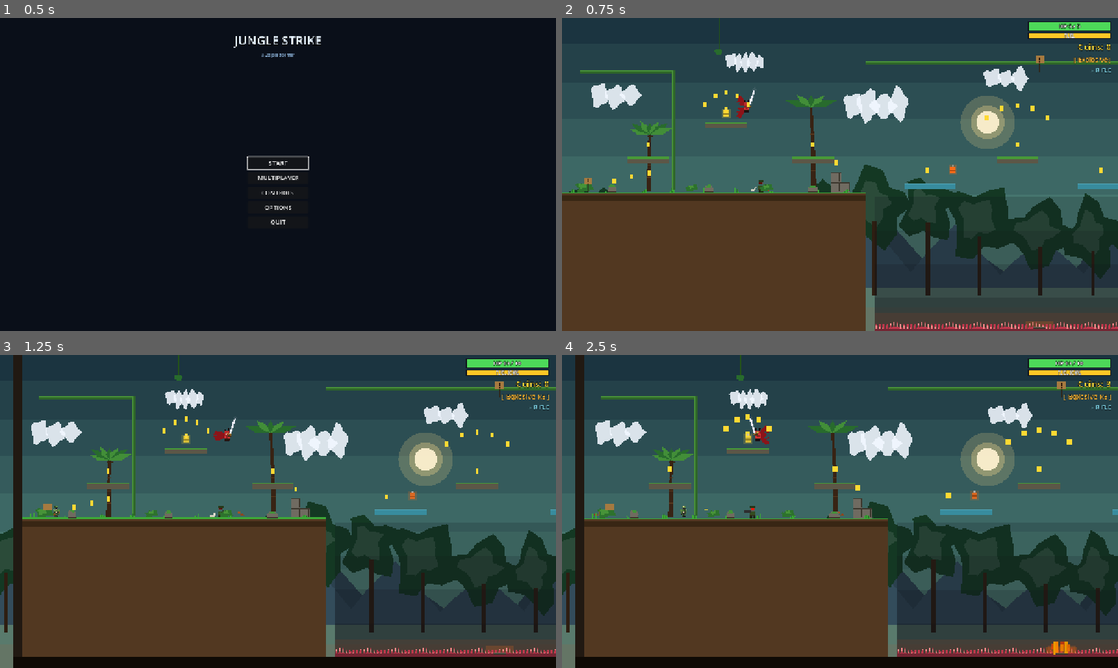
Above: before the commit, frames 1-4 (two rows, left to right).
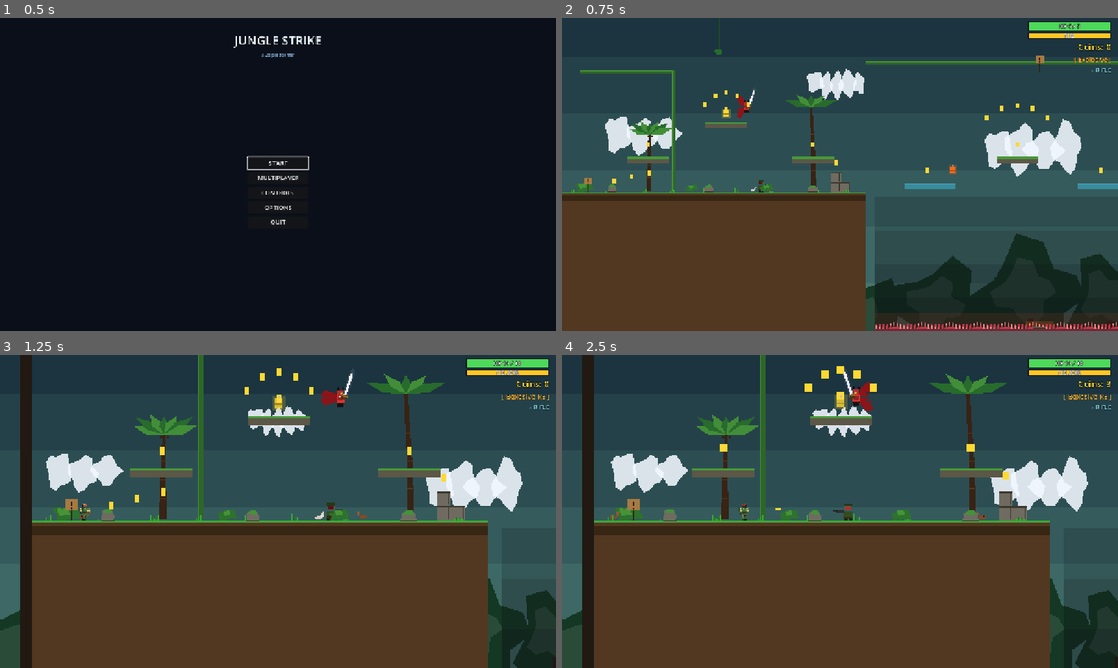
Above: after the commit, the same moments.

Repository: Crapula1/2d-platformer
Game: Godot game, scene res://scenes/MainMenu.tscn
Same seed, same stepped clock (60 frames per second), same inputs: the game is played once before the commit and once after it.
Inputs (mouse positions are in pixels of both pictures, inside the frame that each line leads up to):
- Up to frame 1 (0.5 s): no input
- Up to frame 2 (0.75 s): click "START" at 0.5 s
- Up to frame 3 (1.25 s): no input
- Up to frame 4 (2.5 s): tap Enter at 1.25 s; move the mouse to (962, 495) at 1.27 s; hold D (move_right) 1.28-2 s; tap J (attack) at 1.35 s; click (962, 495) at 1.42 s; tap Space (jump) at 1.52, 1.82 s; drag from (728, 527) to (784, 433) at 2.02 s

Frame 1 is identical in both runs. In frame 2, 23% of the frame differs, in the area x 0-100%, y 10-100%; in frame 3, 41%; in frame 4, 42%, in the area x 0-100%, y 0-100%.

Commit message:
tune: zoom player camera in to 1.5x for closer POV
Set Camera2D zoom to (1.5, 1.5) in both player scenes and reaffirm it in
Level._setup_player_camera so the camera renders 1/1.5 of the world per
axis — closer, more character-focused view.

Co-Authored-By: Claude Opus 4.7 <noreply@anthropic.com>

Diff:
--- a/scenes/Player.tscn
+++ b/scenes/Player.tscn
@@ -134,6 +134,7 @@
 shape = SubResource("RectangleShape2D_hurt")
 
 [node name="Camera2D" type="Camera2D" parent="."]
+zoom = Vector2(1.5, 1.5)
 limit_left = -50
 limit_top = -400
 limit_right = 10000
--- a/scenes/PlayerDemon.tscn
+++ b/scenes/PlayerDemon.tscn
@@ -152,6 +152,7 @@
 shape = SubResource("RectangleShape2D_hurt")
 
 [node name="Camera2D" type="Camera2D" parent="."]
+zoom = Vector2(1.5, 1.5)
 limit_left = -50
 limit_top = -400
 limit_right = 10000
--- a/scripts/Level.gd
+++ b/scripts/Level.gd
@@ -1303,7 +1303,7 @@
 	cam.position_smoothing_enabled = false
 	cam.drag_horizontal_enabled = false
 	cam.drag_vertical_enabled = false
-	cam.zoom = Vector2.ONE
+	cam.zoom = Vector2(1.5, 1.5)
 
 # -----------------------------------------------------------------------------
 # Atmospheric critters — purely cosmetic squirrels & rabbits.
